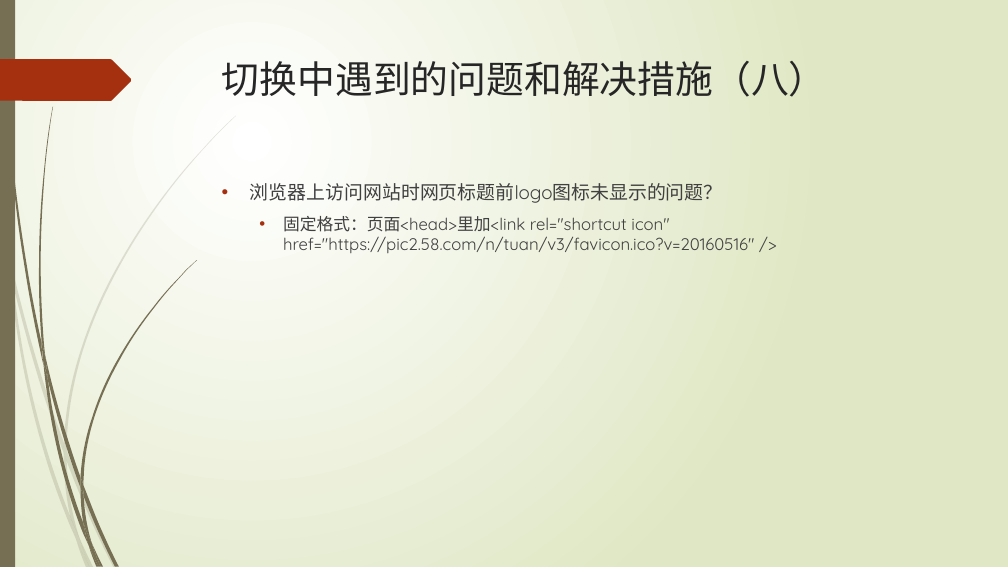
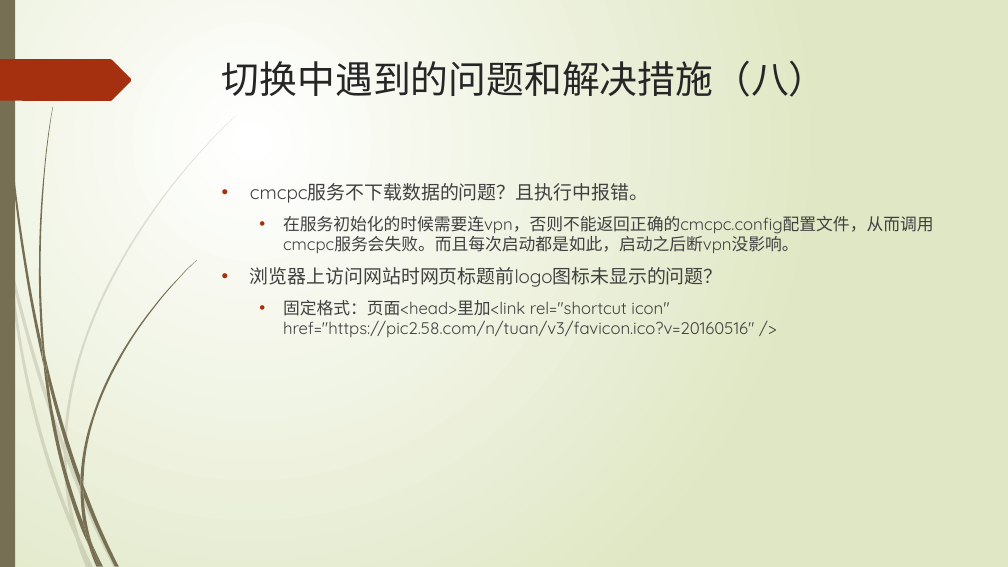
Before and after one commit to lspgithublxh/document, a slide deck: slide 20 of 业务习惯/入职三月以来工作总结.pptx (slide 19 before the commit). Drawn at 1008x567 pixels with LibreOffice and Linux fonts; fonts in the diff are those of the drawing. Boxes give left, top, right and bottom in pixels: in the first picture for what was removed or moved away, otherwise in the second. Text is boxed around its words. In the diff, an @@ line names an element or a change of style, - is before the commit and + after.

```diff
--- a/业务习惯/入职三月以来工作总结.pptx
+++ b/业务习惯/入职三月以来工作总结.pptx
@@ text at box(250, 183, 933, 254): paragraphs added @@
+• cmcpc服务不下载数据的问题？且执行中报错。
+  • 在服务初始化的时候需要连vpn，否则不能返回正确的cmcpc.config配置文件，从而调用cmcpc服务会失败。而且每次启动都是如此，启动之后断vpn没影响。
```
Also in this commit, not shown: 2 other slides changed, 3 slides added, 2 slides removed.
